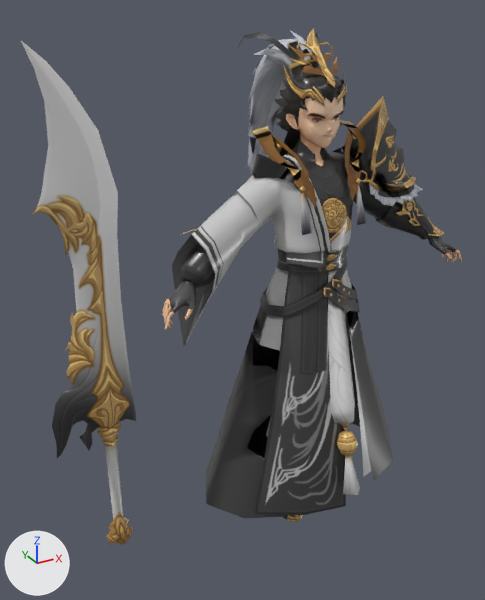
The FBX model zdsp/zdspclient/Assets/Models/Npcs/Hero/FBX_FOR_VIEW_NOTFORBUILD/h_016_wang_jian_t3_view.fbx: old version first, new version second.
Before and after are seen from a 50 mm lens placed at (-1.7, -2.45, 2.45), pointed at (-0.3, 0.11, 1.17). The lights are fixed; the arrows at lower left show +X, +Y and +Z. Where no turn or scale is listed for an object, it has been applied to the vertices. Vertices at the same position are counted once.

Script lines for the objects in view, before the commit:
```python
mat_h_016_wang_jian_t3 = principled_material('h_016_wang_jian_t3')
mat_h_016_wang_jian_t3.texture = img_h_016_wang_jian_t3_png
mat_h_016_wang_jian_t3.roughness = 0.293
me_mesh = bpy.data.meshes.new('Mesh')
me_mesh.from_pydata(...)  # 2764 vertices, 4713 faces; spans x -1.26..0.81, y -0.46..0.56, z 0.0..2.37
me_mesh.materials.append(mat_h_016_wang_jian_t3)  # picture img_h_016_wang_jian_t3_png
ob_h_016_wang_jian_t3 = bpy.data.objects.new('h_016_wang_jian_t3', me_mesh)
ob_h_016_wang_jian_t3.location = (0.0, 0.0, 0.0)
```
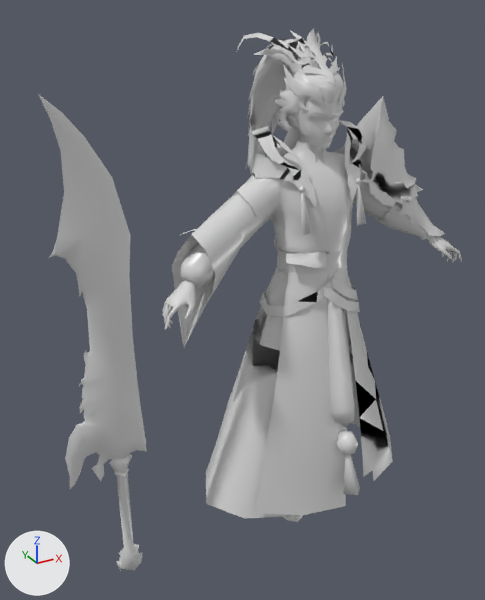
What differs and where, as boxes [x1, y1, x2, y2] in the pictures (485 x 600 px; the box of a moved part takes in the faces that stretch with it):
'h_016_wang_jian_t3', surface changed, reshaped: before [21, 28, 462, 546]; after [39, 28, 462, 571]
part 1 of me_mesh, moved or reshaped: before [21, 41, 136, 546]; after [39, 95, 147, 571]
part 2 of me_mesh, moved or reshaped: before [260, 50, 366, 219]; after [279, 51, 366, 219]

The edits, one by one:
In material 'h_016_wang_jian_t3' (mat_h_016_wang_jian_t3), texture is no longer img_h_016_wang_jian_t3_png.
In material 'h_016_wang_jian_t3' (mat_h_016_wang_jian_t3), base_color is now set to (0.7, 0.7, 0.7), light grey #dadada.
me_mesh is used by ob_h_016_wang_jian_t3; location (0.0, 0.0, 0.0).
me_mesh had 2764 vertices, 4713 faces and spanned x -1.26..0.81, y -0.46..0.56, z 0.0..2.37.
me_mesh now has 2785 vertices, 4703 faces and spans x -1.23..0.81, y -0.46..0.56, z -0.07..2.37.
me_mesh part 1: the loose piece of 208 vertices spanning x -1.26..-0.9, y -0.06..0.06, z 0.1..2.35 is moved by (0.04, -0.01, -0.17).
me_mesh part 2: 87 vertices moved from x -0.14..0.15, y -0.14..0.28, z 1.67..2.19 to x -0.14..0.15, y -0.14..0.28, z 1.67..2.2; 206 vertices removed from x -0.14..0.14, y -0.12..0.52, z 1.59..2.32; 177 vertices added at x -0.15..0.15, y -0.13..0.23, z 1.59..2.31.
